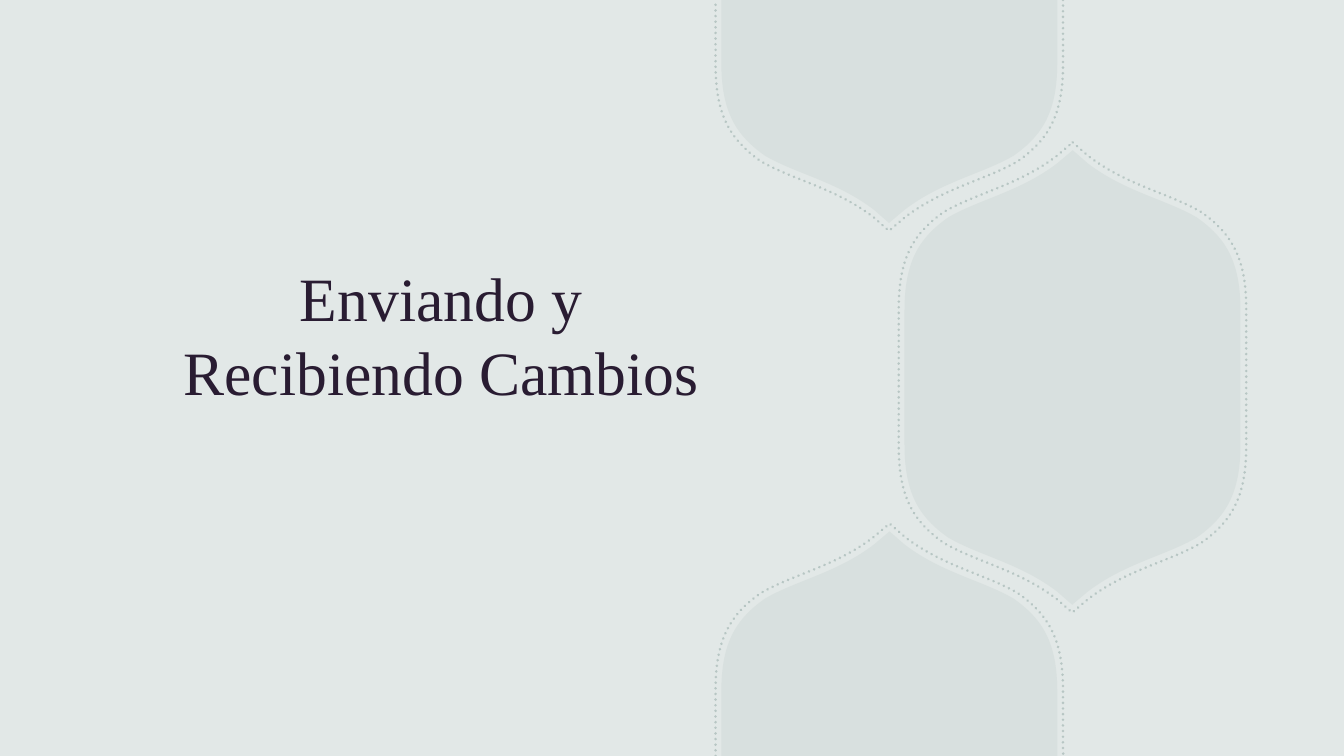
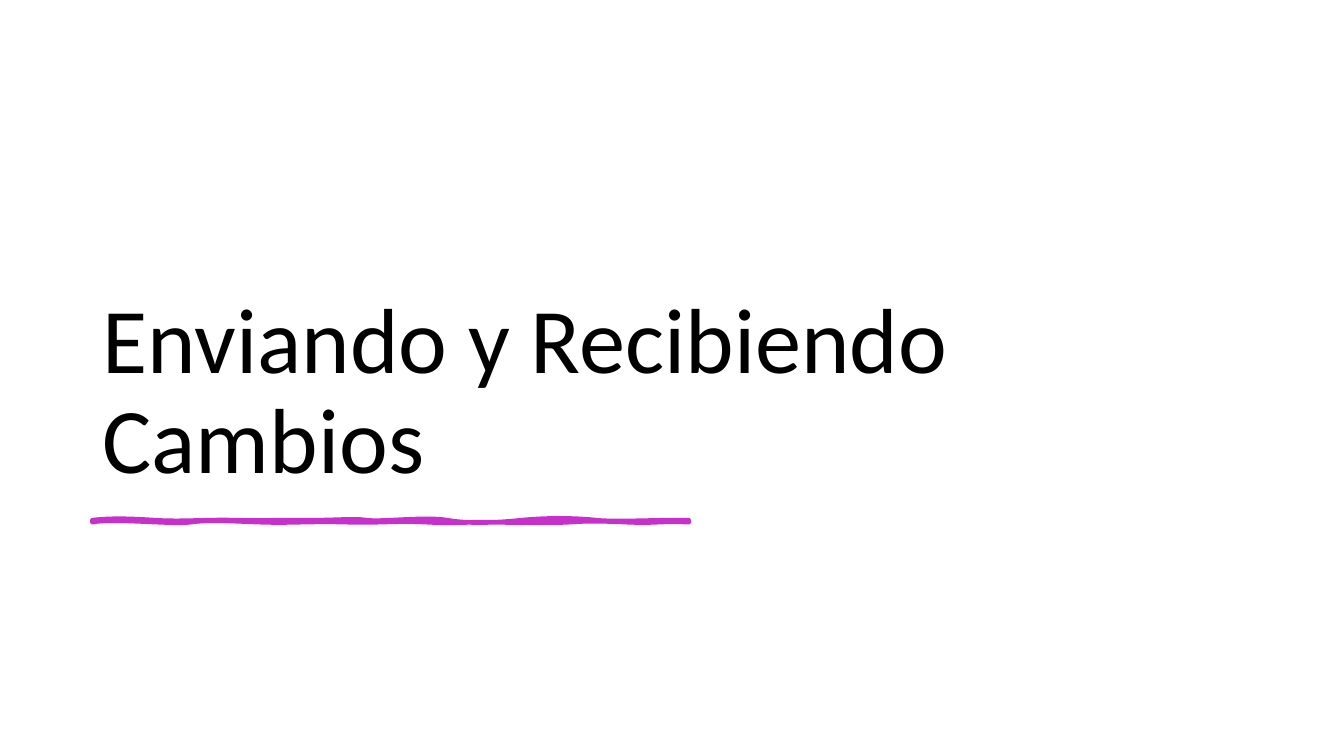
Before and after one commit to mfloresdev/Tutorial-Git, a slide deck: slide 22 of Git & GitHub.pptx. Drawn at 1344x756 pixels with LibreOffice and Linux fonts; fonts in the diff are those of the drawing. Boxes give left, top, right and bottom in pixels: in the first picture for what was removed or moved away, otherwise in the second. Text is boxed around its words. In the diff, an @@ line names an element or a change of style, - is before the commit and + after.

```diff
--- a/Git & GitHub.pptx
+++ b/Git & GitHub.pptx
@@ background #E2E8E7 to #FFFFFF @@
@@ rectangle removed at [0,0,1344,756] @@
@@ freeform shape removed at [716,0,1064,231] @@
@@ freeform shape removed at [722,0,1058,223] @@
@@ title "Enviando y Recibiendo Cambios": place and size @@
-title "Enviando y Recibiendo Cambios" at [184,278,698,396]
+title "Enviando y Recibiendo Cambios" at [102,309,947,474]
@@ title "Enviando y Recibiendo Cambios" at [102,309,947,474]: size 44 to 66 pt, font Times New Roman to Calibri, text colour #291C32 to #000000; alignment centre to left; line spacing 1 to 0.9 @@
@@ freeform shape removed at [899,142,1247,612] @@
@@ freeform shape removed at [904,150,1240,605] @@
@@ group removed at [1021,0,1344,555]: 4 freeform shapes @@
@@ group removed at [1021,0,1344,555]: 4 freeform shapes @@
@@ freeform shape added at [93,520,690,522], fill #C830CC, outline #C830CC 3.25 pt @@
@@ freeform shape removed at [716,523,1064,756] @@
@@ freeform shape removed at [722,531,1058,756] @@
```
Also in this commit, not shown: 20 other slides changed, 19 slides added, 18 slides removed.
